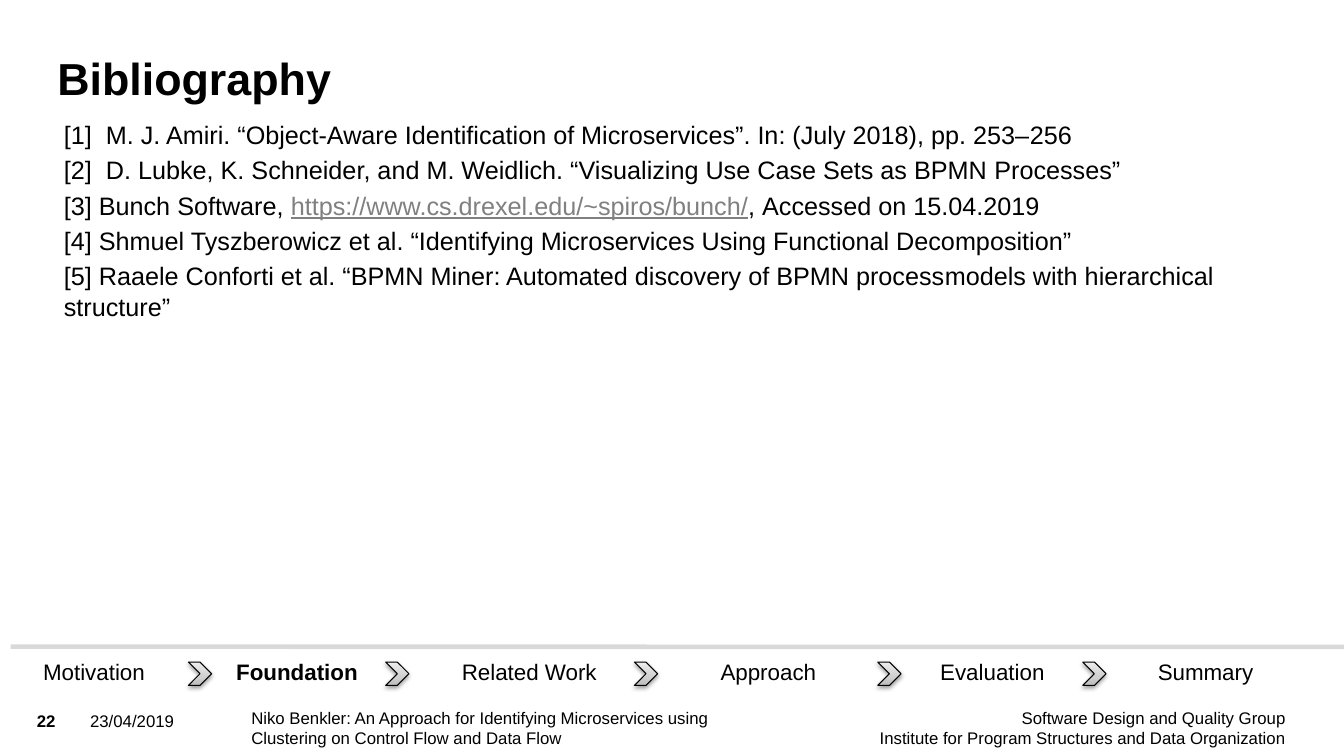
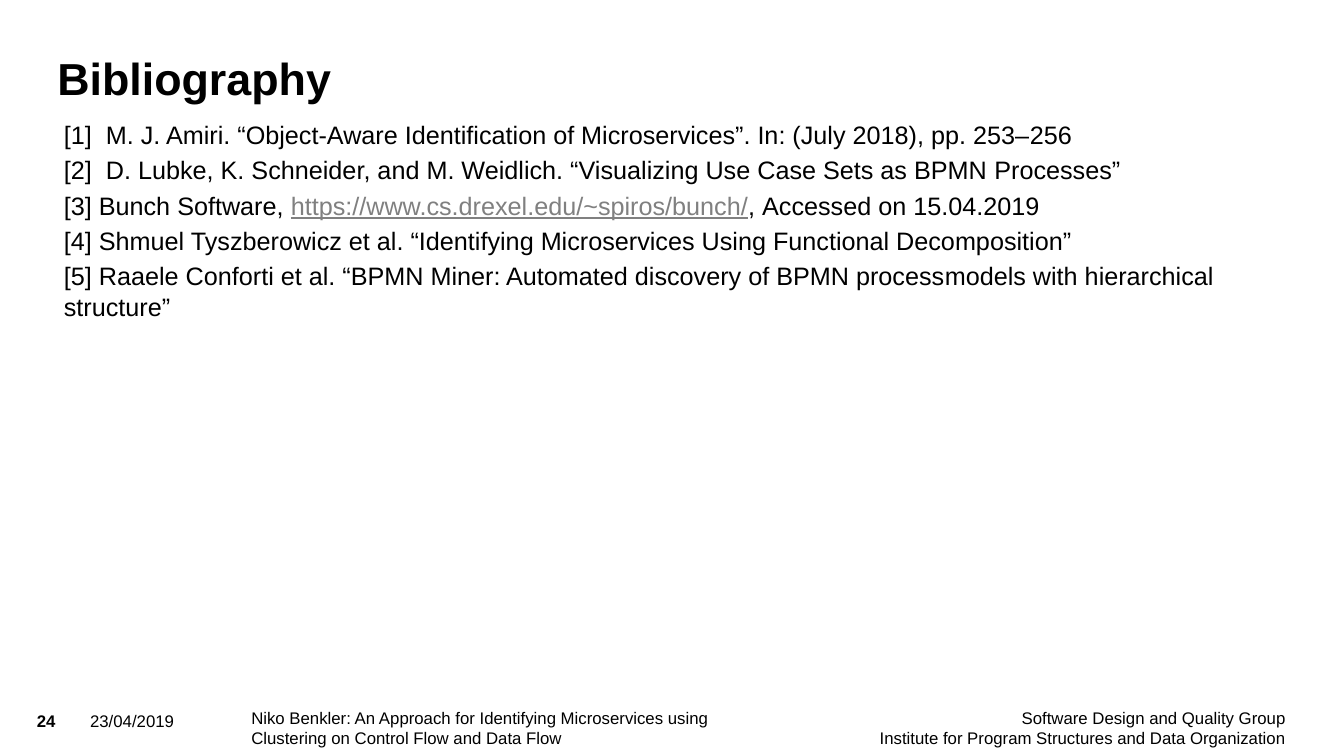
Before and after one commit to Benkler/BA, a slide deck: slide 24 of Vortrag/BA_Niko_Benkler_Presentation.pptx (slide 22 before the commit). Drawn at 1344x756 pixels with LibreOffice and Linux fonts; fonts in the diff are those of the drawing; background and template pictures are left out. Boxes give left, top, right and bottom in pixels: in the first picture for what was removed or moved away, otherwise in the second. Text is boxed around its words. In the diff, an @@ line names an element or a change of style, - is before the commit and + after.

```diff
--- a/Vortrag/BA_Niko_Benkler_Presentation.pptx
+++ b/Vortrag/BA_Niko_Benkler_Presentation.pptx
@@ group removed at (10, 647, 1344, 686): 6 texts, 5 chevrons, 1 line @@
-Foundation
-Evaluation
-Related Work
-Summary
-Motivation
-Approach
@@ page number at (37, 715, 56, 727): text changed @@
-22
+24
```
Also in this commit, not shown: 18 other slides changed, 6 slides added, 3 slides removed, 12 other files.
